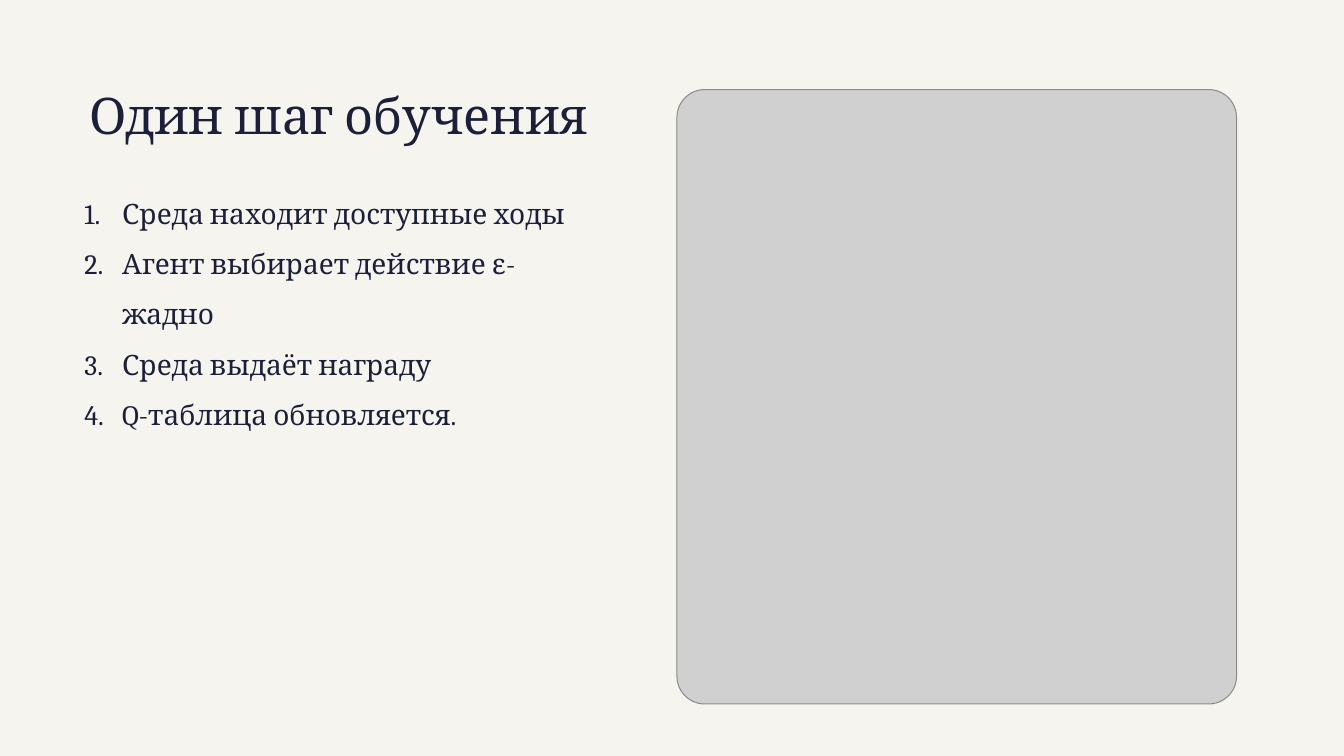
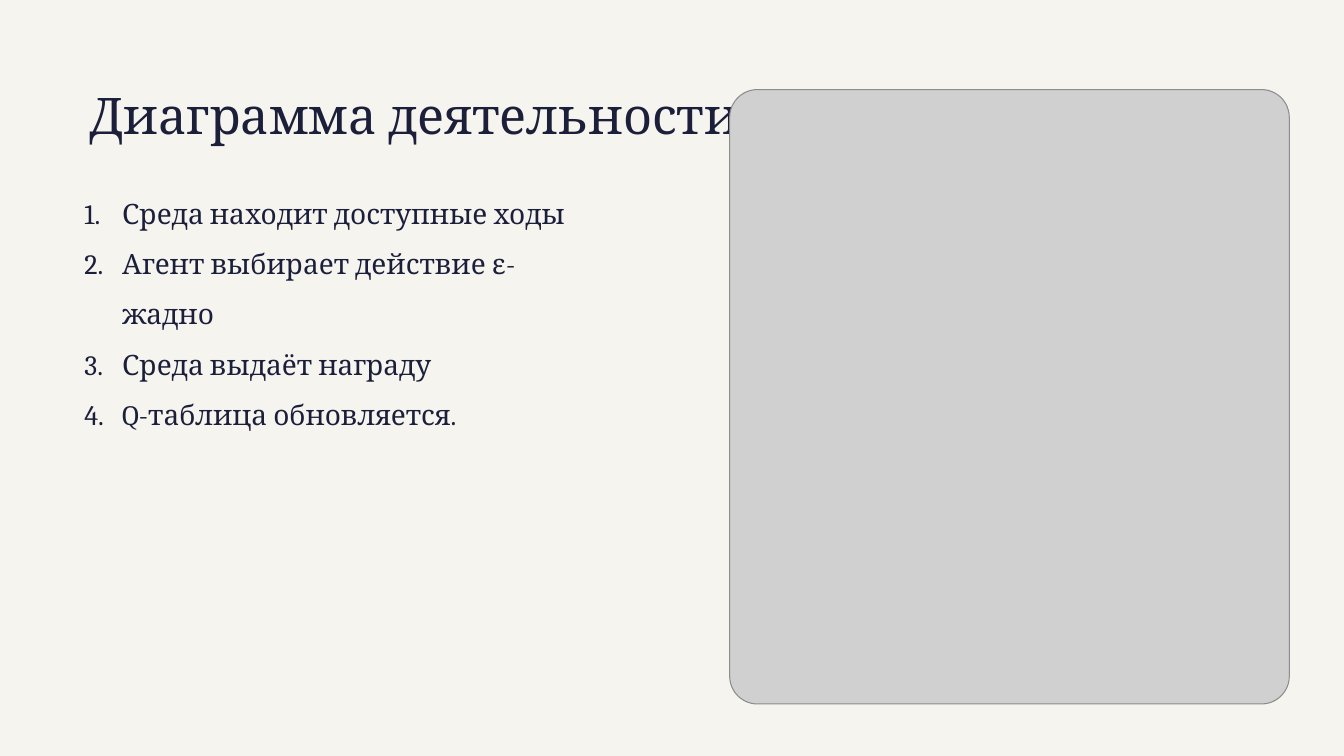
Before and after one commit to AlexLopatin-hub/polytech_labs, a slide deck: slide 8 of Java/lab2/Presentation.pptx (slide 6 before the commit). Drawn at 1344x756 pixels with LibreOffice and Linux fonts; fonts in the diff are those of the drawing; grey boxes stand for pictures. Boxes give left, top, right and bottom in pixels: in the first picture for what was removed or moved away, otherwise in the second. Text is boxed around its words. In the diff, an @@ line names an element or a change of style, - is before the commit and + after.

```diff
--- a/Java/lab2/Presentation.pptx
+++ b/Java/lab2/Presentation.pptx
@@ title at bbox=[90, 96, 739, 148]: text changed @@
-Один шаг обучения
+Диаграмма деятельности
@@ picture: place and size @@
-picture at bbox=[678, 90, 1237, 705]
+picture at bbox=[730, 90, 1290, 705]
```
Also in this commit, not shown: 3 other slides changed, 3 slides added.
